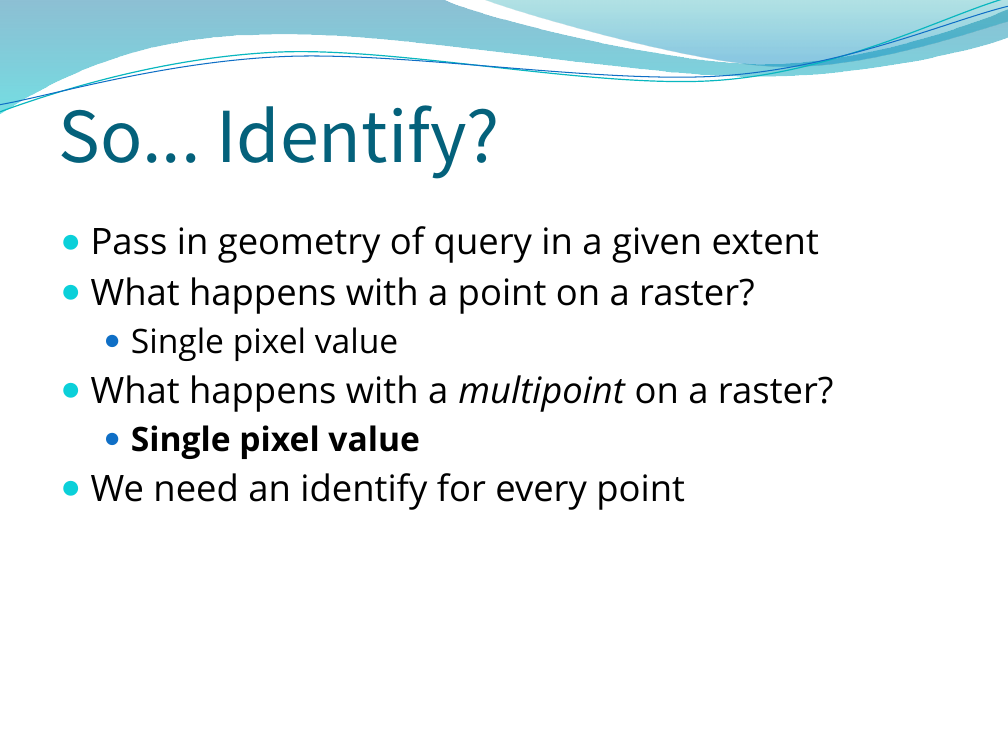
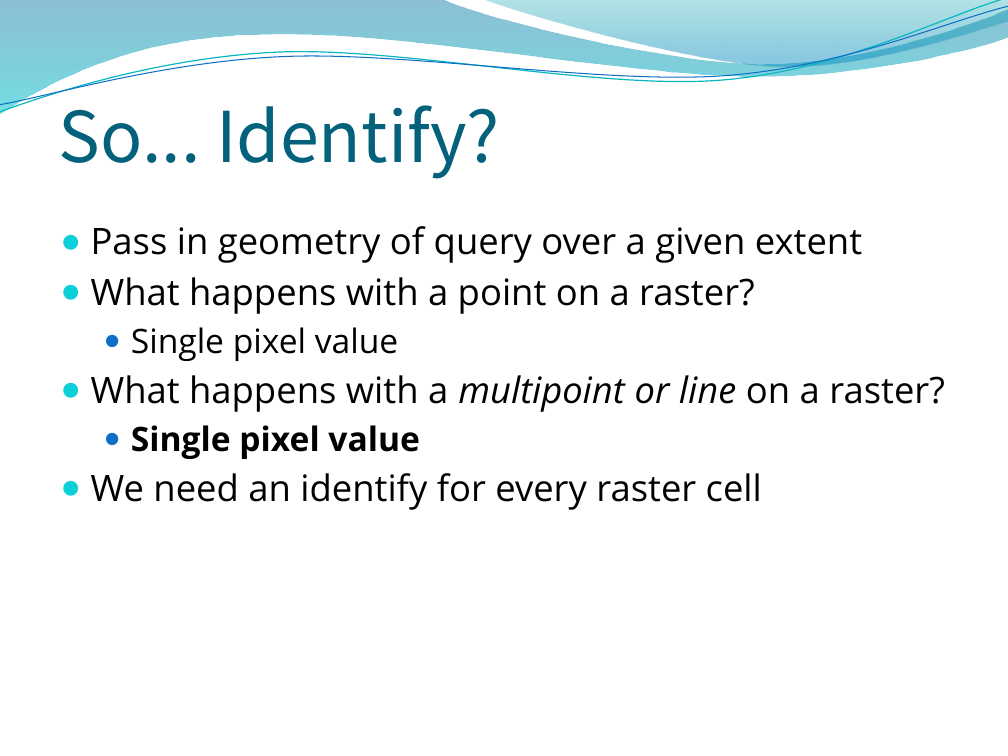
Before and after one commit to wpears/BathCat, a slide deck: slide 10 of dev/lightning.pptx. Drawn at 1008x756 pixels with LibreOffice and Linux fonts; fonts in the diff are those of the drawing; background and template pictures are left out. Boxes give left, top, right and bottom in pixels: in the first picture for what was removed or moved away, otherwise in the second. Text is boxed around its words. In the diff, an @@ line names an element or a change of style, - is before the commit and + after.

Commit message:
Updates to ppt

```diff
--- a/dev/lightning.pptx
+++ b/dev/lightning.pptx
@@ text at (x1=91, y1=226, x2=862, y2=263): text changed @@
-● Pass in geometry of query in a given extent
+● Pass in geometry of query over a given extent
@@ text at (x1=91, y1=375, x2=945, y2=412): text changed @@
-● What happens with a multipoint on a raster?
+● What happens with a multipoint or line on a raster?
@@ text at (x1=91, y1=473, x2=762, y2=510): text changed @@
-● We need an identify for every point
+● We need an identify for every raster cell
```
Also in this commit, not shown: 6 other slides changed.
